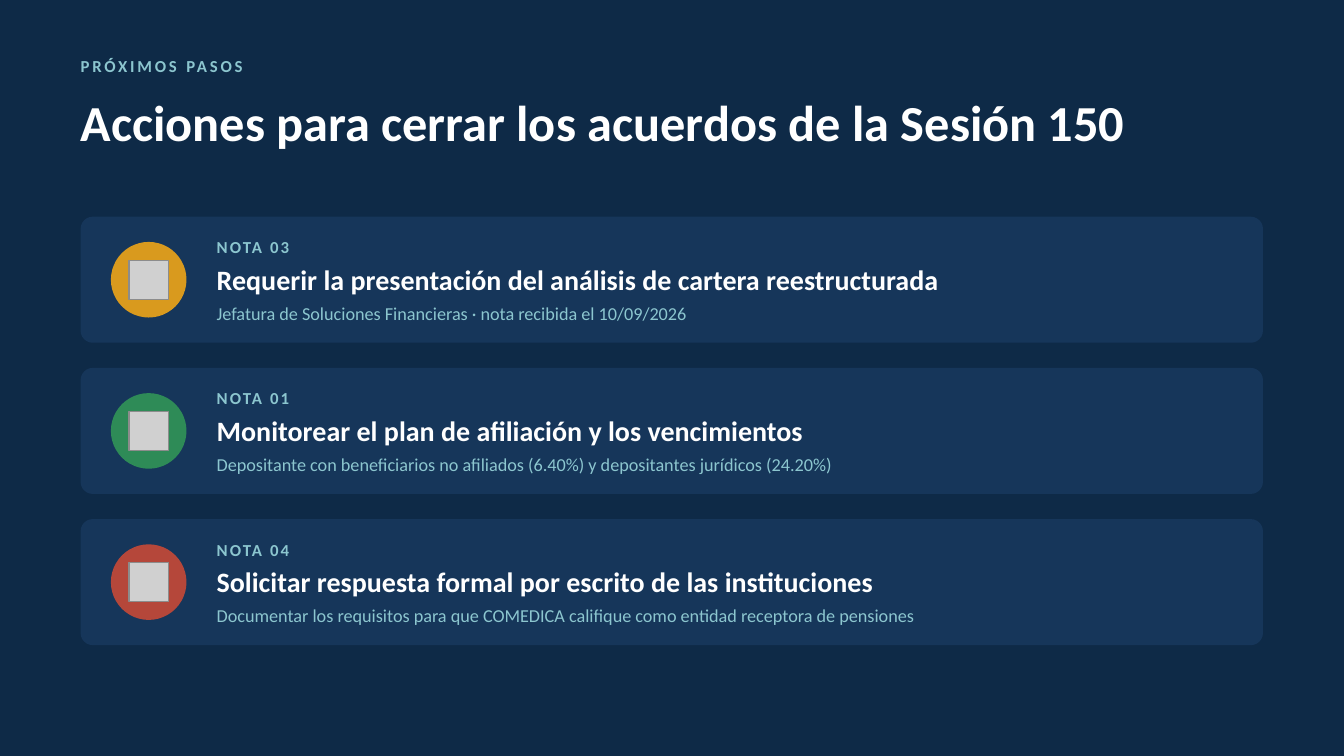
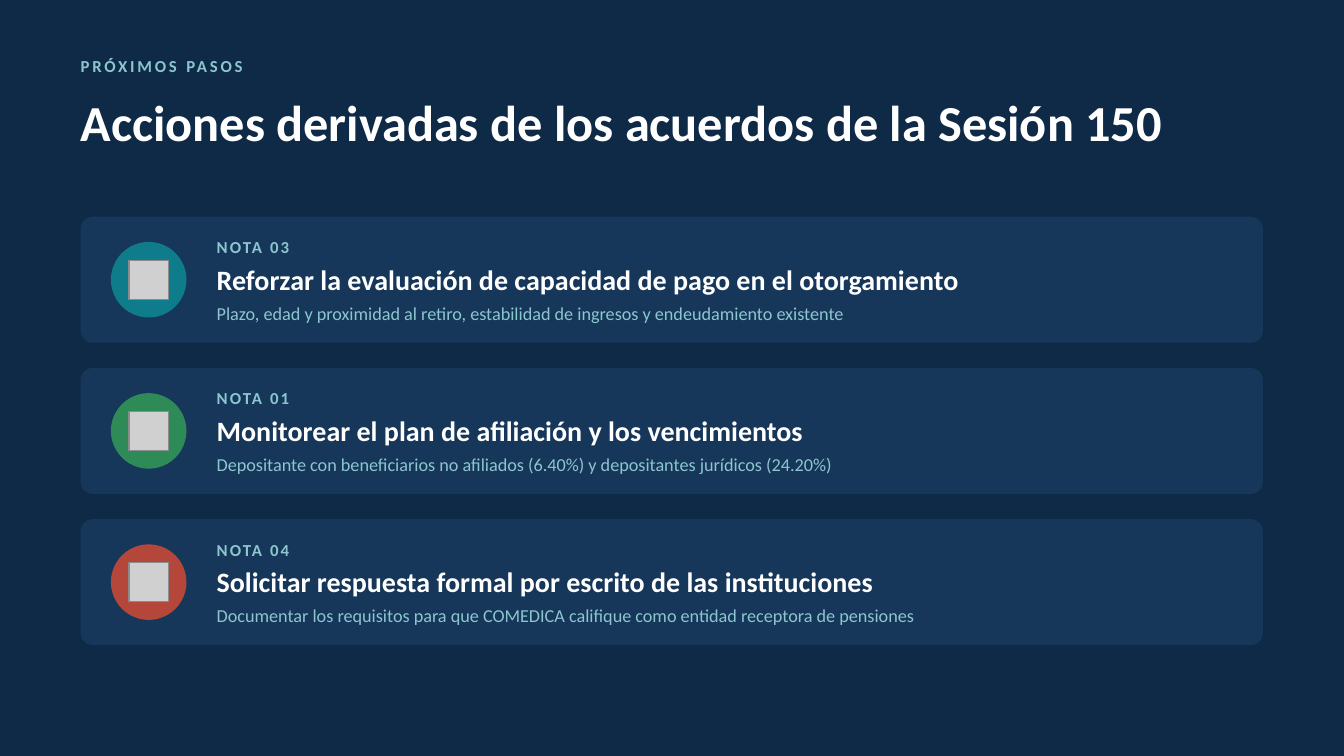
Before and after one commit to menjivar201280/riesgo, a slide deck: slide 8 of seguimiento-comite-riesgos-sesion-150/Seguimiento_Acuerdos_Comite_Riesgo_Sesion_150.pptx. Drawn at 1344x756 pixels with LibreOffice and Linux fonts; fonts in the diff are those of the drawing; grey boxes stand for pictures. Boxes give left, top, right and bottom in pixels: in the first picture for what was removed or moved away, otherwise in the second. Text is boxed around its words. In the diff, an @@ line names an element or a change of style, - is before the commit and + after.

```diff
--- a/seguimiento-comite-riesgos-sesion-150/Seguimiento_Acuerdos_Comite_Riesgo_Sesion_150.pptx
+++ b/seguimiento-comite-riesgos-sesion-150/Seguimiento_Acuerdos_Comite_Riesgo_Sesion_150.pptx
@@ title at [81,105,1162,142]: text changed @@
-Acciones para cerrar los acuerdos de la Sesión 150
+Acciones derivadas de los acuerdos de la Sesión 150
@@ ellipse at [111,242,187,318]: fill #D99A1E to #0F7C8C @@
@@ text at [217,270,958,295]: text changed @@
-Requerir la presentación del análisis de cartera reestructurada
+Reforzar la evaluación de capacidad de pago en el otorgamiento
@@ text at [217,307,844,323]: text changed @@
-Jefatura de Soluciones Financieras · nota recibida el 10/09/2026
+Plazo, edad y proximidad al retiro, estabilidad de ingresos y endeudamiento existente
```
Also in this commit, not shown: 3 other slides changed, 1 other file.
